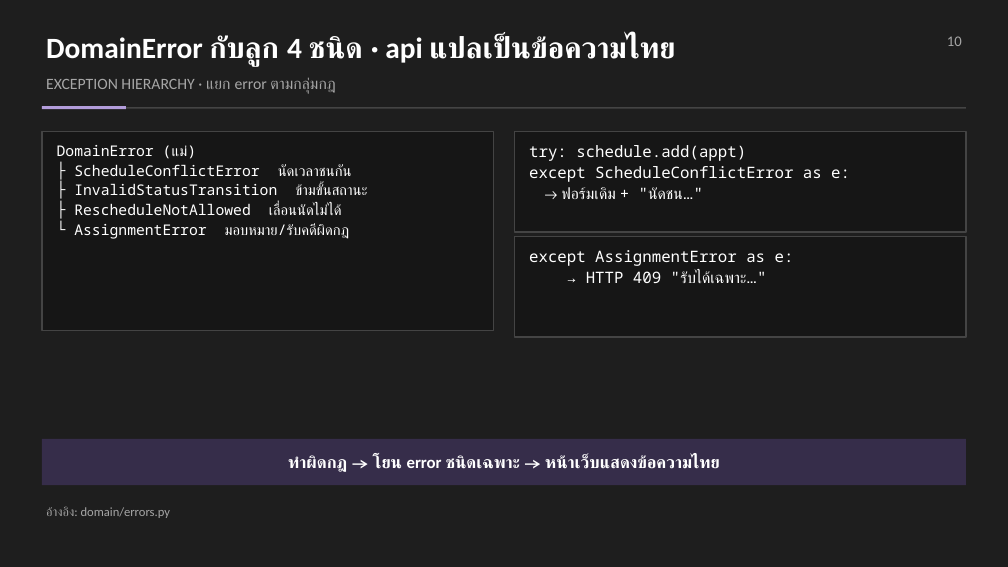
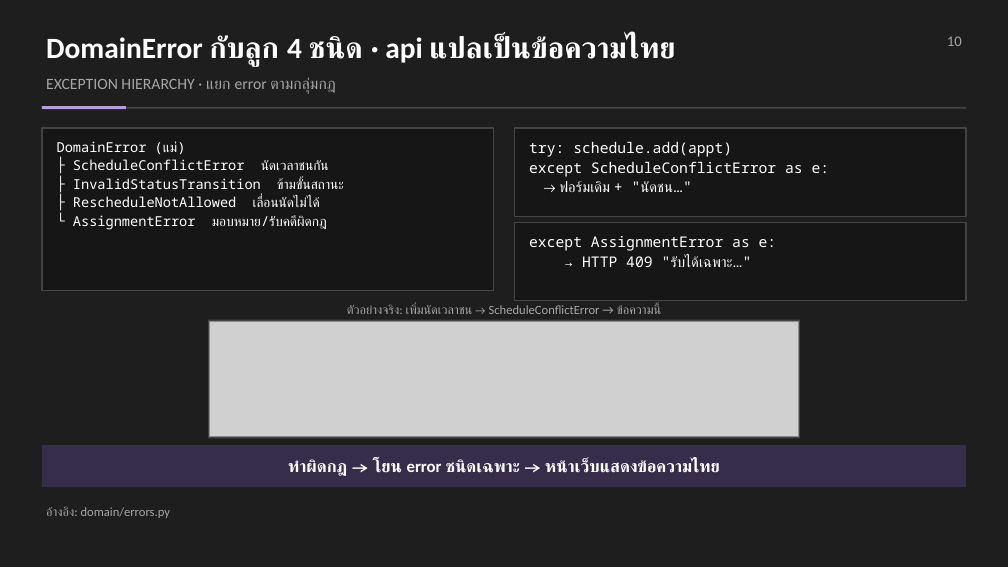
Before and after one commit to Maythane/Law-Firm-Project, a slide deck: slide 10 of docs/slides/LawFirm_Presentation.pptx. Drawn at 1008x567 pixels with LibreOffice and Linux fonts; fonts in the diff are those of the drawing; grey boxes stand for pictures. Boxes give left, top, right and bottom in pixels: in the first picture for what was removed or moved away, otherwise in the second. Text is boxed around its words. In the diff, an @@ line names an element or a change of style, - is before the commit and + after.

```diff
--- a/docs/slides/LawFirm_Presentation.pptx
+++ b/docs/slides/LawFirm_Presentation.pptx
@@ rectangle: place and size @@
-rectangle at (42, 132, 494, 331)
+rectangle at (42, 128, 494, 290)
@@ text "DomainError (แม่)" at (57, 141, 344, 230): size 14 to 13 pt @@
@@ rectangle: place and size @@
-rectangle at (515, 132, 966, 232)
+rectangle at (515, 128, 966, 216)
@@ text "try: schedule.add(appt)" at (529, 141, 830, 192): size 15 to 14 pt @@
@@ rectangle: place and size @@
-rectangle at (515, 236, 966, 337)
+rectangle at (515, 222, 966, 300)
@@ text "except AssignmentError as e:" at (529, 236, 777, 267): size 15 to 14 pt @@
@@ text "except AssignmentError as e:": place and size @@
-text "except AssignmentError as e:" at (529, 250, 794, 283)
+text "except AssignmentError as e:" at (529, 236, 777, 267)
@@ rectangle added at (208, 320, 800, 439), fill #444444 @@
@@ picture added at (209, 321, 799, 437) @@
@@ text added at (347, 305, 660, 314), 12 pt, text #A6A6A6 @@
+ตัวอย่างจริง: เพิ่มนัดเวลาชน → ScheduleConflictError → ข้อความนี้
@@ rectangle: place and size @@
-rectangle at (42, 439, 966, 485)
+rectangle at (42, 445, 966, 488)
@@ text "ทำผิดกฎ → โยน error ชนิดเฉพาะ ...": place and size @@
-text "ทำผิดกฎ → โยน error ชนิดเฉพาะ ..." at (288, 456, 720, 472)
+text "ทำผิดกฎ → โยน error ชนิดเฉพาะ ..." at (288, 460, 720, 476)
```
Also in this commit, not shown: 1 other slide changed, 7 other files.
